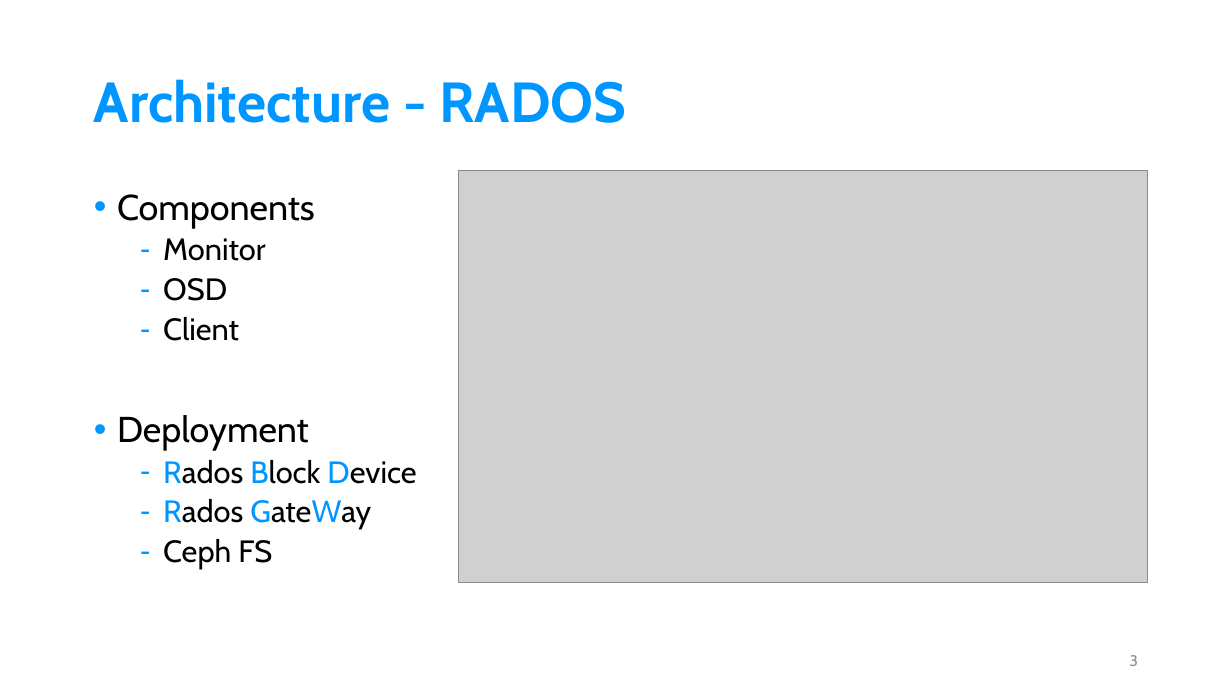
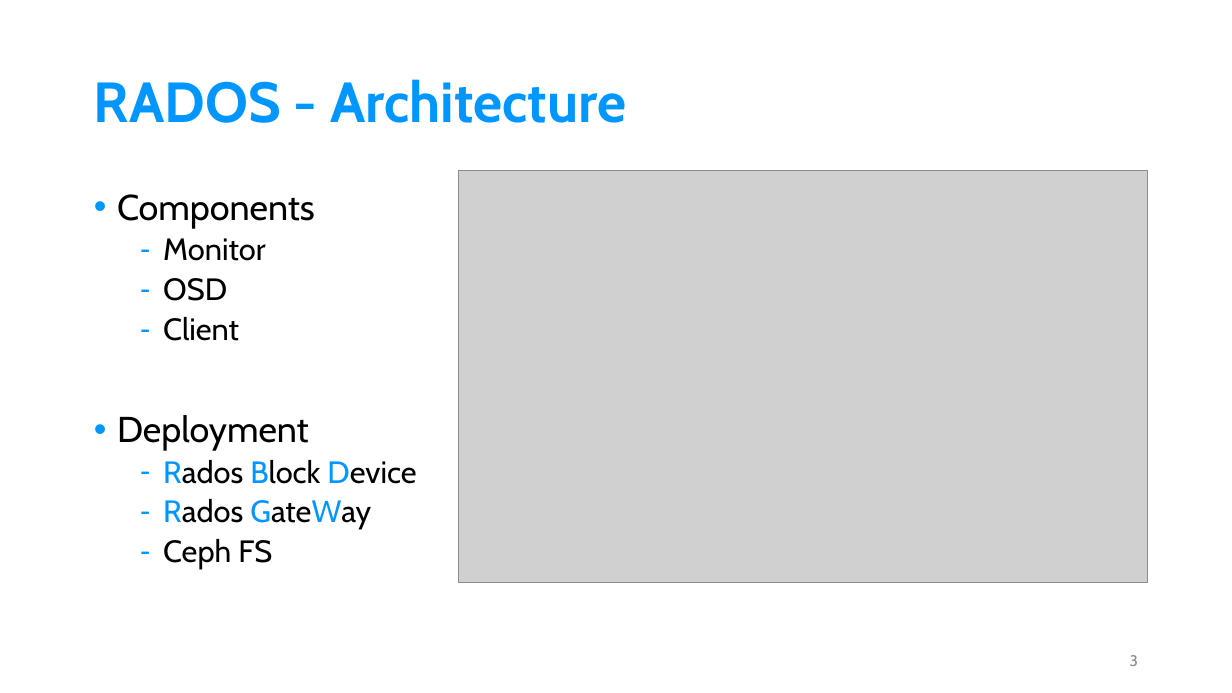
Before and after one commit to Youxu-Chen/Document-Ceph, a slide deck: slide 3 of RADOS.pptx. Drawn at 1232x693 pixels with LibreOffice and Linux fonts; fonts in the diff are those of the drawing; grey boxes stand for pictures. Boxes give left, top, right and bottom in pixels: in the first picture for what was removed or moved away, otherwise in the second. Text is boxed around its words. In the diff, an @@ line names an element or a change of style, - is before the commit and + after.

Commit message:
rados

```diff
--- a/RADOS.pptx
+++ b/RADOS.pptx
@@ title at (94,79,626,123): text changed @@
-Architecture - RADOS
+RADOS - Architecture
```
Also in this commit, not shown: 11 other slides changed, 1 slide added.
